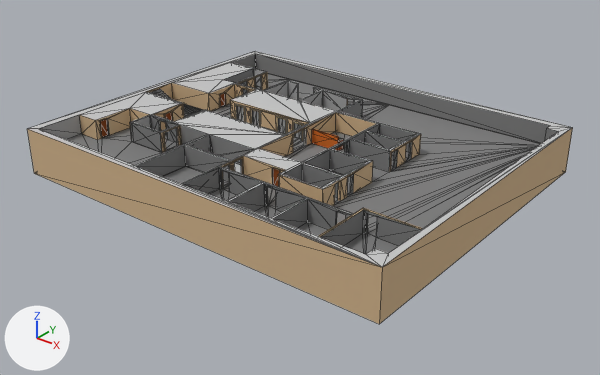
The glTF model Models/9F-coloredNhan.gltf: old version first, new version second.
Before and after are seen from a camera (50 mm lens) standing at (86.7, -103.7, 35.5) and looking at (35.9, -40.2, -3.9). Lighting does not change. The marker at lower left points along +X, +Y and +Z. Mesh edges are drawn as thin lines on the coarser meshes. Where no turn or scale is listed for an object, it has been applied to the vertices. Vertices at the same position are counted once.

The first picture shows 'root'.
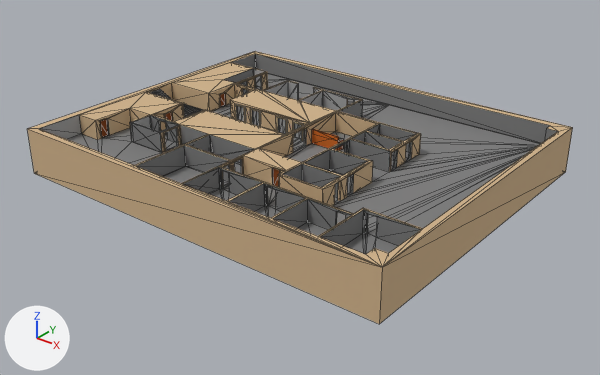
Patch to the scene script:
```diff
--- a/Models/9F-coloredNhan.gltf.py
+++ b/Models/9F-coloredNhan.gltf.py
@@ mat_default_material @@
 mat_default_material = principled_material('default material')
-mat_default_material.base_color = (0.612, 0.612, 0.612)  # light grey #cdcdcd
+mat_default_material.base_color = (0.218, 0.218, 0.218)  # grey #818181
 mat_default_material.metallic = 0.1
@@ me_mesh_0 @@
 # used by ob_root; location = (0.0, 0.0, 0.0)
-me_mesh_0.from_pydata(...)  # 1043 vertices, 2310 faces; spans x 12.1..57.5, y -57.2..-20.4, z -2.9..2.3
+me_mesh_0.from_pydata(...)  # 1003 vertices, 2246 faces; spans x 12.1..57.5, y -57.2..-20.4, z -2.9..2.3
+# me_mesh_0 part 1
+# 139 faces are deleted
+# 139 new faces join them, mat_0035_tan (beige #d3b58d)
+# me_mesh_0 part 2: 69 faces spanning x 12.1..57.5, y -57.2..-20.4, z 2.3 switch from mat_default_material (light grey #cdcdcd) to mat_0035_tan (beige #d3b58d)
 me_mesh_0.materials.append(mat_0132_lightgray)
@@ me_mesh_0 @@
 me_mesh_0.materials.append(mat_0136_charcoal)
-me_mesh_0.materials.append(mat_0024_orangered)  # orange #ff4300
```

What differs and where, as boxes [x1, y1, x2, y2] in the pictures (600 x 375 px; the box of a moved part takes in the faces that stretch with it):
'root', recoloured, reshaped (grey to beige): [27, 51, 573, 324] in both
part 1 of me_mesh_0, moved or reshaped: [28, 51, 572, 267] in both
part 2 of me_mesh_0, recoloured (grey to beige): [29, 51, 569, 267] in both
